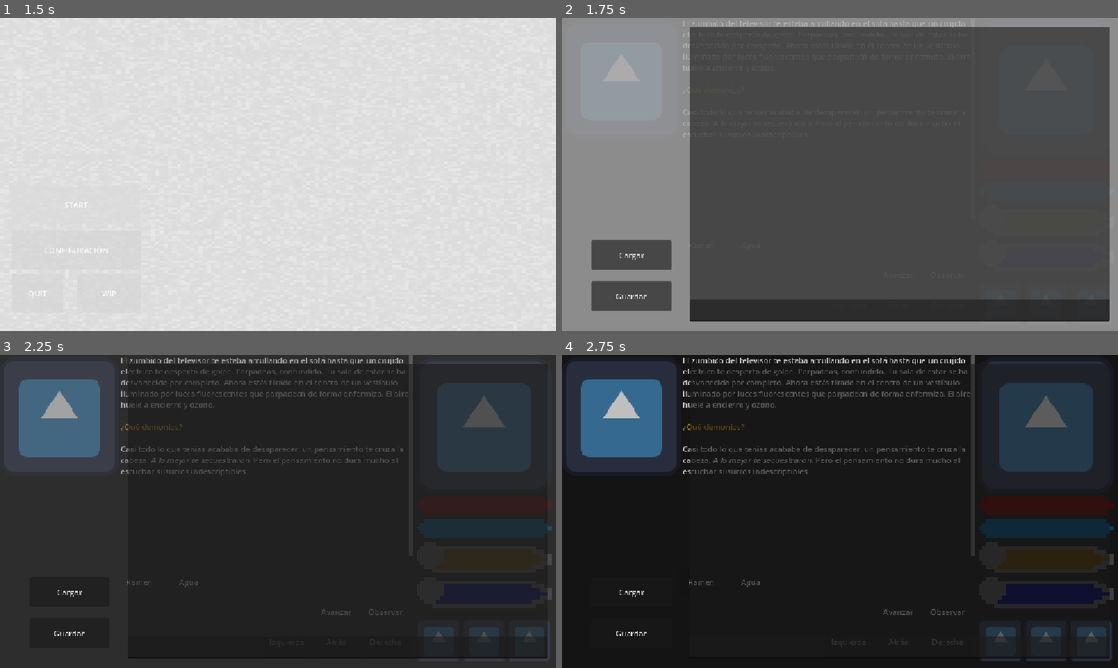
Above: before the commit, frames 1-4 (two rows, left to right).
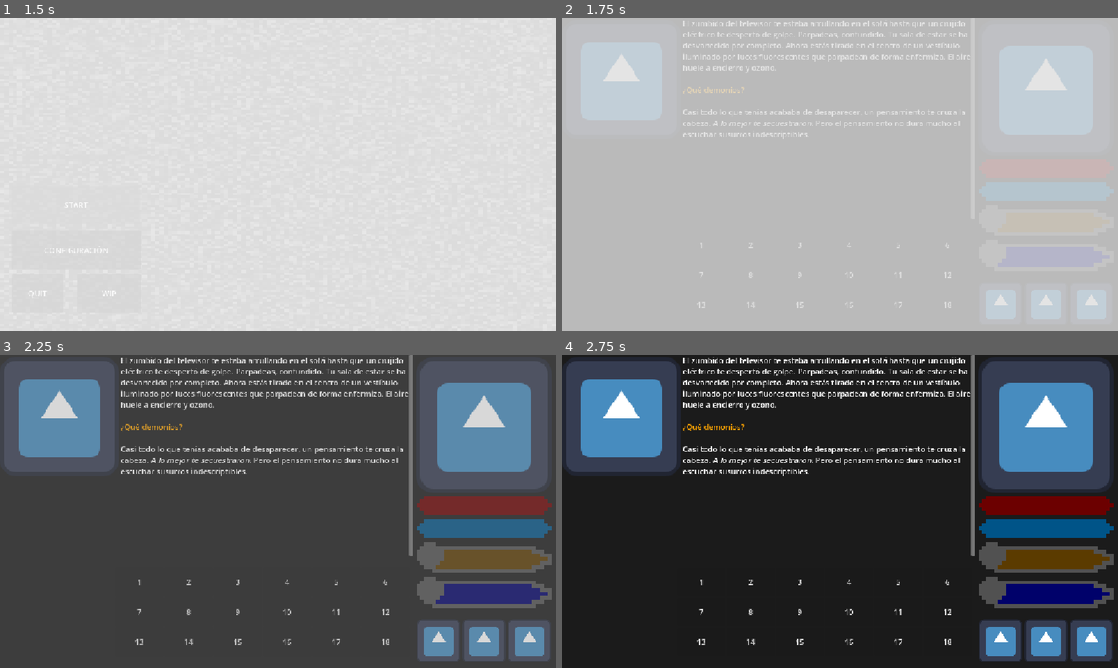
Above: after the commit, the same moments.

Repository: Unnamed-001/liminal-space
Game: Godot game, scene res://Escenas/Inicio.tscn
The game is run twice, just before and just after one commit, with the same random seed, the same clock (stepped at 60 frames per second) and the same inputs. The engine's default icon, where the game draws it, is replaced by a stand-in: a white triangle on a blue panel in a dark square.
Inputs:
- Up to frame 1 (1.5 s): click "START" at 0.5 s; click "START" at 1.25 s
- Up to frame 2 (1.75 s): no input
- Up to frame 3 (2.25 s): click "Ramen" (after the commit: "1") at 2 s
- Up to frame 4 (2.75 s): no input

Frame 1 is identical in both runs. In frame 2, 100% of the frame differs, in the area x 0-100%, y 0-100%; in frame 3, 81%; in frame 4, 26%.
Error after the commit: Invalid assignment of property or key 'current_stage' with value of type 'Resource (StageDB)' on a base object of type 'Control (MainGame)'. (res://Scripts/sce…

Commit message:
Consultando como seguir

Diff:
--- a/Escenas/MainGame.tscn
+++ b/Escenas/MainGame.tscn
@@ -50,4 +50,5 @@
 layout_mode = 0
 
 [node name="PauseMenu" parent="." unique_id=1729836385 instance=ExtResource("5_ryxee")]
+visible = false
 layout_mode = 1
--- a/Escenas/additions/pause_menu.tscn
+++ b/Escenas/additions/pause_menu.tscn
@@ -15,7 +15,7 @@
 layout_mode = 0
 offset_right = 1152.0
 offset_bottom = 648.0
-color = Color(0, 0, 0, 0.2509804)
+color = Color(0.25565878, 0.25565878, 0.25565878, 1)
 
 [node name="Save" type="Button" parent="." unique_id=1867350835]
 layout_mode = 0
@@ -24,6 +24,7 @@
 offset_right = 227.0
 offset_bottom = 607.0
 text = "Guardar"
+metadata/avisado = false
 
 [node name="Load" type="Button" parent="." unique_id=464692802]
 layout_mode = 0
@@ -32,6 +33,7 @@
 offset_right = 227.0
 offset_bottom = 522.0
 text = "Cargar"
+metadata/avisado = false
 
 [node name="ItemList" type="ItemList" parent="." unique_id=1286834112]
 layout_mode = 0
@@ -47,3 +49,6 @@
 offset_right = 1135.0
 offset_bottom = 628.0
 max_length = 28
+
+[connection signal="pressed" from="Save" to="." method="_on_save_pressed"]
+[connection signal="pressed" from="Load" to="." method="_on_load_pressed"]
--- a/Scripts/autoloads/GameMaster.gd
+++ b/Scripts/autoloads/GameMaster.gd
@@ -54,11 +54,11 @@
 	"psique": 100.0
 }
 var aspect: Dictionary = {}
-var events: Dictionary[EventScene, int] = {}
-
+var events: Dictionary[PackedScene, int] = {}
+var current_stage: StageDB = load("res://Recursos/Escenarios/start.tres") ## Escenario actual
 
 func _player_action() -> void:
-	max_enemies = max(2, max_enemies)
+	max_enemies = max(1, max_enemies)
 #endregion
 #region --Codice de escenarios--
 var valid_pool_stable: Dictionary = {} # ¡Gran idea para el futuro!
--- a/Scripts/autoloads/Vault.gd
+++ b/Scripts/autoloads/Vault.gd
@@ -1,8 +1,10 @@
 extends Node
 class_name Storage
+const EXTENSION = ".liminal"
 
 const RES_MONS_PATH = "res://Recursos/Monstruos/"
-const SAVE_PATH = "user://Breach_failure.json"
+const SAVE_PATH = "user://Breach_failure" + EXTENSION
+
 
 var monsters: Array[MonsterDB]
 
@@ -33,40 +35,49 @@
 		"events": {}
 	},
 	"current_stage_path": "res://Recursos/Escenarios/start.tres",
-	"precharged_stage": [StageDB]
+	"precharged_stage": [] # Aquí iría las escenas creadas por la IA
 }
 
 func _ready() -> void:
 	monsters = loads_monsters(RES_MONS_PATH)
 
-func _save_in_disk(path: String) -> bool:
+func _save_in_disk(path: String, confirm: bool = false) -> bool:
 	var full_path = "user://" + path
 	_sync_with_gm()
-	if FileAccess.file_exists(path):
 
+	if FileAccess.file_exists(full_path) and !confirm:
 		return false
-	return true
+	var file = FileAccess.open(full_path, FileAccess.WRITE)
+
+	if file:
+		file.store_var(context)
+		file.close()
+		return true
+	return false
 
 func load_from_disk(path) -> bool:
-	if not FileAccess.file_exists(path):
-		print("No existen registros de su llegada")
+	var full_path = "user://" + path
+
+	if !FileAccess.file_exists(full_path):
+		print("No existe registro de su llegada.")
 		return false
-	var file = FileAccess.open(path, FileAccess.READ)
+
+	var file = FileAccess.open(full_path, FileAccess.READ)
 	if file:
-		var json_str = file.get_as_text()
+		var loaded_data = file.get_var()
 		file.close()
-		var json = JSON.new()
-		var error = json.parse(json_str)
-		if error == OK:
-			context = json.data
+
+		if typeof(loaded_data) == TYPE_DICTIONARY:
+			context = loaded_data
 			_apply_to_gm()
 			print("Brecha cargada correctamente")
 			return true
 
-	push_error("Corrupted archive")
+	push_error("ARCHIVO IRRESOLUBLE") #0x02
 	return false
 
 func _sync_with_gm() -> void:
+	# Fácil: Guardar desde GM al Dictionary Context
 	context["config"]["lang"]                = GameMaster.config["lang"]
 	context["config"]["wait_time"]           = GameMaster.config["wait_time"]
 	context["player"]["life"]                = GameMaster.life
@@ -77,30 +88,55 @@
 	context["player"]["relations"]           = GameMaster.relations
 	context["player"]["resistance"]          = GameMaster.resistance
 	context["player"]["aspect"]              = GameMaster.aspect
-	context["player"]["events"]              = GameMaster.events
 	context["player"]["stats"]["level"]      = GameMaster.stats["level"]
 	context["player"]["stats"]["velocity"]   = GameMaster.stats["velocity"]
 	context["player"]["stats"]["endurance"]  = GameMaster.stats["endurance"]
 	context["player"]["stats"]["strength"]   = GameMaster.stats["strength"]
 	context["player"]["stats"]["psique"]     = GameMaster.stats["psique"]
 
+	# Difícil: Guardar las rutas como strings en el JSON
+	context["current_stage_path"] = GameMaster.current_stage.resource_path
+
+	context["player"]["events"].clear() # Limpiar antes de guardar
+	for event_scene in GameMaster.events.keys():
+		var scene_path = event_scene.resource_path
+		var duration = GameMaster.events[event_scene]
+		context["player"]["events"][scene_path] = duration
+
 func _apply_to_gm() -> void:
-	GameMaster.config["lang"]      = context["config"]["lang"]
-	GameMaster.config["wait_time"] = context["config"]["wait_time"]
-	GameMaster.life                = context["player"]["life"]
-	GameMaster.cord                = context["player"]["cord"]
-	GameMaster.hunger              = context["player"]["hunger"]
-	GameMaster.thirst              = context["player"]["thirst"]
-	GameMaster.inventory           = context["player"]["inventory"]
-	GameMaster.relations           = context["player"]["relations"]
-	GameMaster.resistance          = context["player"]["resistance"]
-	GameMaster.aspect              = context["player"]["aspect"]
-	GameMaster.events              = context["player"]["events"]
-	GameMaster.stats["level"]      = context["player"]["stats"]["level"]
-	GameMaster.stats["velocity"]   = context["player"]["stats"]["velocity"]
-	GameMaster.stats["endurance"]  = context["player"]["stats"]["endurance"]
-	GameMaster.stats["strength"]   = context["player"]["stats"]["strength"]
-	GameMaster.stats["psique"]     = context["player"]["stats"]["psique"]
+	# Fácil: Cargar desde Dictionary Context al GM
+	GameMaster.config["lang"]              = context["config"]["lang"]
+	GameMaster.config["wait_time"]         = context["config"]["wait_time"]
+	GameMaster.life                        = context["player"]["life"]
+	GameMaster.cord                        = context["player"]["cord"]
+	GameMaster.hunger                      = context["player"]["hunger"]
+	GameMaster.thirst                      = context["player"]["thirst"]
+	GameMaster.inventory                   = context["player"]["inventory"]
+	GameMaster.relations                   = context["player"]["relations"]
+	GameMaster.resistance                  = context["player"]["resistance"]
+	GameMaster.aspect                      = context["player"]["aspect"]
+	GameMaster.stats["level"]              = context["player"]["stats"]["level"]
+	GameMaster.stats["velocity"]           = context["player"]["stats"]["velocity"]
+	GameMaster.stats["endurance"]          = context["player"]["stats"]["endurance"]
+	GameMaster.stats["psique"]             = context["player"]["stats"]["psique"]
+	GameMaster.stats["strength"]           = context["player"]["stats"]["strength"]
+
+	# Difícil: Cargar los recursos (load) usando las rutas guardadas en el JSON
+	var stage_path = context["current_stage_path"]
+	if ResourceLoader.exists(stage_path):
+		GameMaster.current_stage = load(stage_path)
+	else:
+		push_error("No se pudo cargar el escenario: " + stage_path)
+
+	GameMaster.events.clear()
+	var player_events = context["player"]["events"]
+	for path in player_events.keys():
+		if ResourceLoader.exists(path):
+			var scene: PackedScene = load(path) # Aquí se carga el EventScene/PackedScene
+			var duration = player_events[path]
+			GameMaster.events[scene] = duration
+		else:
+			push_warning("No se encontró el evento guardado: " + path)
 
 func loads_monsters(path: String) -> Array[MonsterDB]:
 	var dir = DirAccess.open(path); var m: Array[MonsterDB] = []
--- a/Scripts/scenes/additions/pause_menu.gd
+++ b/Scripts/scenes/additions/pause_menu.gd
@@ -5,59 +5,87 @@
 @onready var save_button: Button = $Save
 @onready var load_button: Button = $Load
 
-var warned: bool = false
-var active: bool = true
-var list_game: Array
+var list_game: Array[String] = []
 
 func _ready() -> void:
 	find_games()
 
 func show_menu() -> void:
+	visible = !visible
+	line_edit.text = Time.get_date_string_from_system() + Time.get_time_string_from_system()
 	if visible:
 		find_games()
-	visible = !visible
 
-func load_save(option: int, name_save: String) -> void:
-	if active:
-		warned = false
-		_show_warning(load_button)
-		return
+func load_save(name_save: String) -> void:
 	if Vault.load_from_disk(name_save):
 		print("CARGADO CORRECTAMENTE")
 	else:
 		printerr("ERROR AL CARGAR")
 
-	active = true
+	load_button.remove_meta("avisado")
+	load_button.text = "Cargar"
 
 func save_game(name_game: String) -> void:
-	if active:
-		warned = false
-	if FileAccess.file_exists("user://" + name_game) and !warned:
-		_show_warning(save_button)
-		return
-
-	if Vault._save_in_disk(name_game):
+	# Le pasamos "true" al final asumiendo que tu _save_in_disk pide confirmación
+	if Vault._save_in_disk(name_game, true):
 		print("GUARDADO CORRECTAMENTE")
+		find_games() # Refrescar la lista de guardados tras guardar con éxito
 	else:
 		printerr("ERROR AL GUARDAR")
 
-	save_button.text = "guardar"
-	active = true
+	save_button.remove_meta("avisado")
+	save_button.text = "Guardar"
 
 func _show_warning(button: Button) -> void:
-	active = false
-	warned = true
+	button.set_meta("avisado", true)
 	button.text = "CONFIRMAR"
 
-func find_games(path: String = "user://"):
+func find_games(path: String = "user://") -> void:
+	list_game.clear() # Evita duplicar elementos si se llama varias veces
+	item_list.clear() # Limpia también el nodo UI
+
 	var dir = DirAccess.open(path)
 	if dir:
 		dir.list_dir_begin()
 		var filename = dir.get_next()
+
 		while filename != "":
-			print(filename)
-			if not dir.current_is_dir() and filename.ends_with(".json"):
+			if not dir.current_is_dir() and filename.ends_with(Storage.EXTENSION):
 				list_game.append(filename)
+				item_list.add_item(filename) # Agregar a la interfaz
 			filename = dir.get_next()
 
 	print("Cargados guardados: ", list_game.size())
+
+func _on_save_pressed() -> void:
+	load_button.remove_meta("avisado")
+
+	if line_edit.text.strip_edges() == "":
+		print("Ingrese un nombre válido")
+		return
+
+	var name_game = line_edit.text + Storage.EXTENSION
+
+	# Si el archivo existe y el botón aún no tiene la meta "avisado"
+	if FileAccess.file_exists("user://" + name_game) and not save_button.has_meta("avisado"):
+		_show_warning(save_button)
+		return # Cortamos la ejecución aquí, esperando un segundo clic
+
+	# Si el archivo NO existe, o SI ya dimos el aviso, se guarda:
+	save_game(name_game)
+
+func _on_load_pressed() -> void:
+	save_button.remove_meta("avisado")
+
+	var selected_items = item_list.get_selected_items()
+	if selected_items.is_empty():
+		print("Seleccione un archivo de la lista")
+		return
+
+	var name_game = item_list.get_item_text(selected_items[0])
+
+	if not load_button.has_meta("avisado"):
+		_show_warning(load_button)
+		return # Esperamos segundo clic
+
+	load_save(name_game)
--- a/Scripts/scenes/mainGame.gd
+++ b/Scripts/scenes/mainGame.gd
@@ -14,7 +14,6 @@
 var enemies: Array[MonsterDB] = [] ## Enemigos activos actualmente
 var current_enemy: MonsterDB ## Objetivo
 var active_ids: Array[int] = [] ## Botones disponibles
-var current_stage: StageDB = load("res://Recursos/Escenarios/start.tres") ## Escenario actual
 var event_scene: PackedScene = load("res://Escenas/Events/control.tscn")
 
 var combat_probability: float = min_probability
@@ -31,7 +30,7 @@
 	#endregion
 	#region --Signal connection--
 	GameMaster.player_action.connect(Callable(self, "update_status"))
-	translator.update_stage(current_stage)
+	translator.update_stage(GameMaster.current_stage)
 	_prepare_buttons()
 	update_status()
 	#endregion
@@ -51,13 +50,13 @@
 		return
 	GameMaster.player_action.emit()
 
-	for action in current_stage.actions:
+	for action in GameMaster.current_stage.actions:
 		if action.id == id:
 			match action.result:
 				OptionDB.OptionResult.STAGE_TRANSITION:
 					if action.target_stage:
-						current_stage = action.target_stage
-						translator.update_stage(current_stage, GameMaster.config["lang"])
+						GameMaster.current_stage = action.target_stage
+						translator.update_stage(GameMaster.current_stage, GameMaster.config["lang"])
 					else:
 						printerr("Error: No se ha definido un escenario de destino para la opción seleccionada.")
 
@@ -66,18 +65,18 @@
 						translator.add_object(action.target_item)
 						if inventory.attempt_to_add_item(action.target_item):
 							GameMaster.inventory["items"].append(action.target_item)
-						current_stage.actions.erase(action)
+						GameMaster.current_stage.actions.erase(action)
 						active_ids.erase(id)
 						update_active_buttons(active_ids)
 					else:
 						printerr("Error: No se ha definido un item de destino para la opción seleccionada.")
 
 				OptionDB.OptionResult.EVENT_TRIGGER:
-					var event_node: EventScene = action.target_event.event_scene.instantiate()
+					var event_node = action.target_event.event_scene.instantiate()
 					events_container.add_child(event_node)
 					event_node.duration = action.target_event.duration if action.target_event.duration > 0 else 1
 					event_node.enter_to_event()
-					GameMaster.events[event_node] = event_node.duration
+					GameMaster.events[action.target_event.event_scene] = event_node.duration
 
 				OptionDB.OptionResult.AI_FALLBACK:
 					pass # WIP
@@ -117,11 +116,11 @@
 #endregion
 #region --Stage Func--
 func _update_current_zone() -> void:
-	var csse: Dictionary[GM.special_case, int] = current_stage.special_event
+	var csse: Dictionary[GM.special_case, int] = GameMaster.current_stage.special_event
 	var rng: float = randi_range(0, 100)
 	var enabled: bool = true
 
-	GameMaster.current_zone = current_stage.id_zone
+	GameMaster.current_zone = GameMaster.current_stage.id_zone
 
 	if GameMaster.last_zone != GameMaster.current_zone:
 		GameMaster.last_zone = GameMaster.current_zone
@@ -154,7 +153,7 @@
 #endregion
 #region --Combat--
 func combat() -> void:
-	GameMaster.update_enemies_from_context(current_stage)
+	GameMaster.update_enemies_from_context(GameMaster.current_stage)
 
 	# Limpiar lista previa de enemigos
 	enemies.clear()
